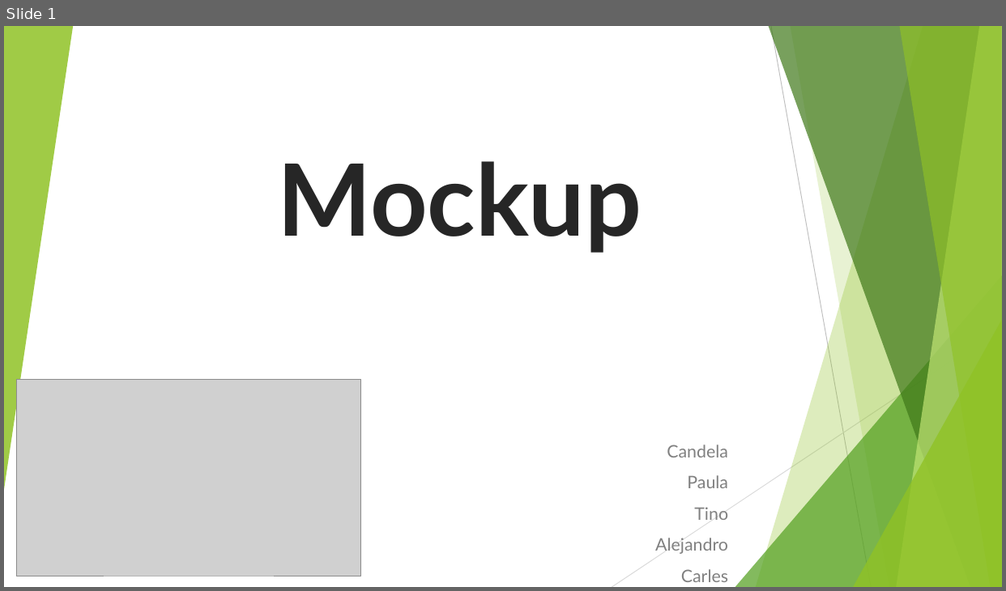
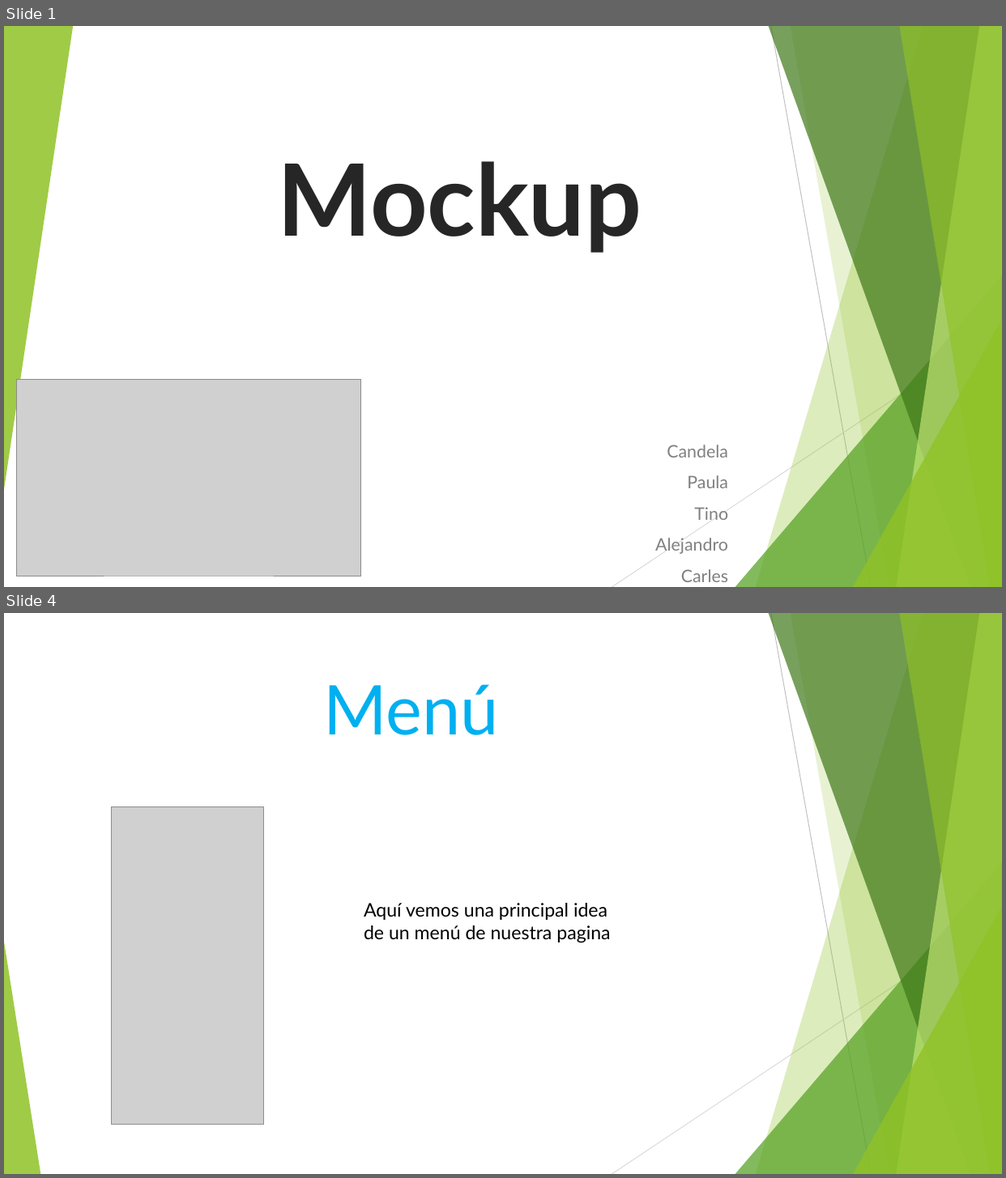
Before and after one commit to Tiinocm/ProyectoIntegrado, a slide deck: carles/poryecto integrado.pptx. Shown one above the other, each under a label of ours: slide 1 before the commit, slides 1 and 4 after it; the slides between them are not shown. The pictures are 1006x591 and 1006x1178 pixels, drawn with LibreOffice and Linux fonts; fonts in the diff are those of the drawing; grey boxes stand for pictures. Boxes give left, top, right and bottom in pixels: in the first picture for what was removed or moved away, otherwise in the second. Text is boxed around its words. In the diff, an @@ line names an element or a change of style, - is before the commit and + after.

```diff
--- a/carles/poryecto integrado.pptx
+++ b/carles/poryecto integrado.pptx
@@ slide 4 added at (4, 613, 1002, 1174), background #FFFFFF; not listed: 9 template elements that a slide beside it also shows @@
@@ title added at (324, 684, 499, 735), 66 pt, text #00B0F0 @@
+Menú
@@ picture added at (111, 807, 264, 1125) @@
@@ text added at (364, 903, 610, 943), 18 pt, text #000000 @@
+Aquí vemos una principal idea de un menú de nuestra pagina
@@ triangle added at (4, 942, 40, 1174), fill #90C226 at 85% opacity @@
```
Also in this commit, not shown: 6 other slides added.
